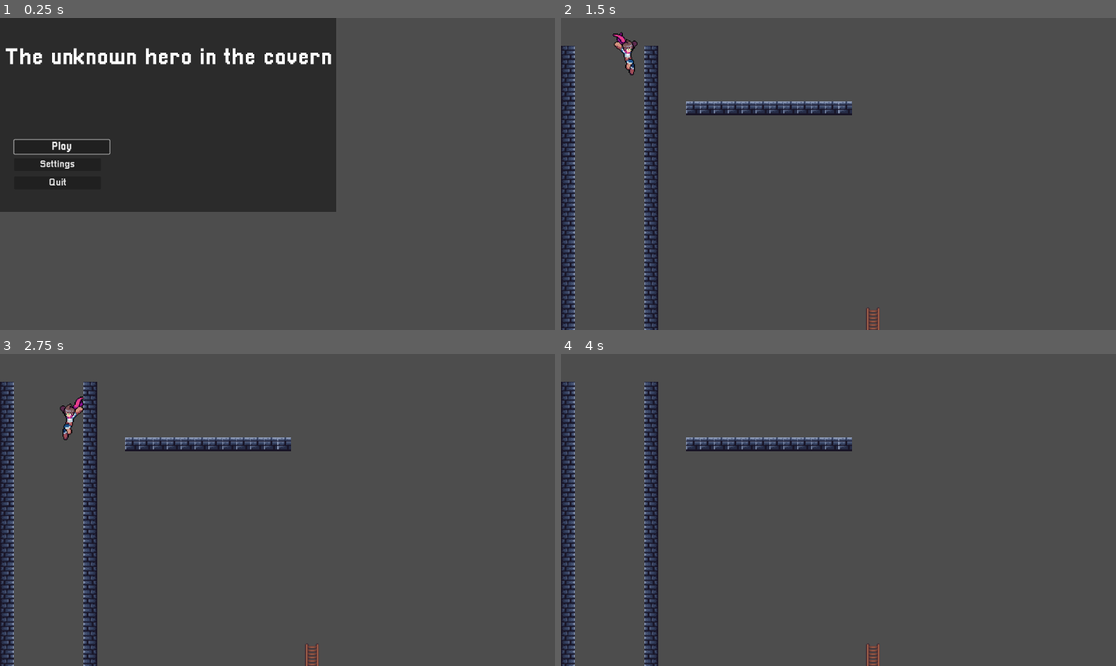
Above: before the commit, frames 1-4 (two rows, left to right).
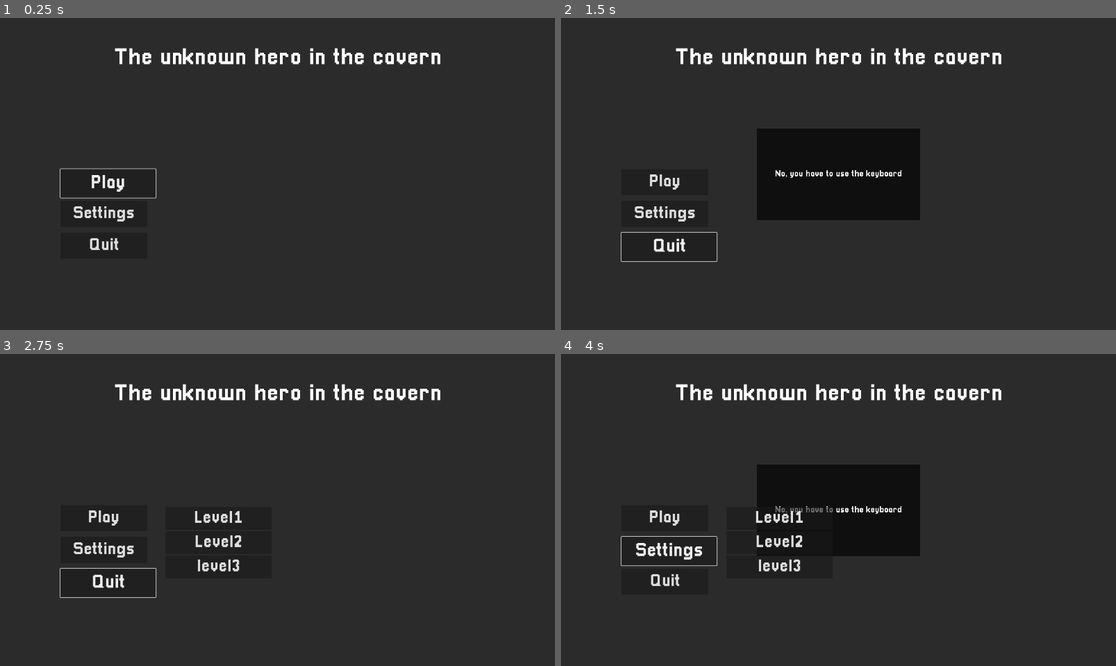
Above: after the commit, the same moments.

Repository: Yassin-Said/HorsesJam
Game: Godot game, scene res://assets/scenes/MainMenu.tscn
Two runs of this game, one before a commit and one after it. Both use one fixed random seed, a clock stepped at 60 frames per second and the inputs below. This scene is started directly instead of the project's main scene.
Inputs (mouse positions are in pixels of both pictures, inside the frame that each line leads up to):
- Up to frame 1 (0.25 s): no input
- Up to frame 2 (1.5 s): tap Enter at 0.5 s; move the mouse to (810, 236) at 0.52 s; hold D (move_right) from 0.53 s (still down); tap F (attack) at 0.6 s; click (810, 236) at 0.67 s; tap W (jump) at 0.77, 0.8, 1.07, 1.35 s; move the mouse to (1005, 220) at 1.27 s; click (1005, 220) at 1.42 s
- Up to frame 3 (2.75 s): tap W (jump) at 1.52, 1.82, 2.3 s; tap F (attack) at 1.55, 2.1 s; move the mouse to (111, 463) at 2.02 s; release D (move_right) at 2.03 s; hold A (move_left) from 2.03 s (still down); click (111, 463) at 2.17 s
- Up to frame 4 (4 s): keep holding A (move_left); move the mouse to (866, 510) at 2.77 s; tap Shift (slide) at 2.85 s; click (866, 510) at 2.92 s; tap W (jump) at 3.02, 3.32, 3.77, 3.8 s; tap F (attack) at 3.05 s; move the mouse to (755, 432) at 3.52 s; hold Ctrl from 3.53 s (still down); click (755, 432) at 3.67 s

The runs differ from the first frame. In frame 1, 65% of the frame differs, in the area x 0-100%, y 0-100%; in frame 2, 97%; in frame 3, 97%; in frame 4, 97%.

Commit message:
[ADD] - Level vbox

Diff:
--- a/assets/scenes/Level1.tscn
+++ b/assets/scenes/Level1.tscn
@@ -338,6 +338,7 @@
 
 [node name="Level1" type="Node2D" unique_id=48876454]
 texture_filter = 1
+scale = Vector2(3, 3)
 script = ExtResource("1_o4lud")
 
 [node name="background" type="TileMapLayer" parent="." unique_id=63121850]
--- a/assets/scenes/MainMenu.tscn
+++ b/assets/scenes/MainMenu.tscn
@@ -8,7 +8,7 @@
 tracks/0/type = "value"
 tracks/0/imported = false
 tracks/0/enabled = true
-tracks/0/path = NodePath("ColorRect/VBoxContainer/Play:modulate")
+tracks/0/path = NodePath("CanvasLayer/ColorRect/VBoxContainer/Play:modulate")
 tracks/0/interp = 1
 tracks/0/loop_wrap = true
 tracks/0/keys = {
@@ -23,7 +23,7 @@
 tracks/0/type = "value"
 tracks/0/imported = false
 tracks/0/enabled = true
-tracks/0/path = NodePath("ColorRect/VBoxContainer/Play:modulate")
+tracks/0/path = NodePath("CanvasLayer/ColorRect/VBoxContainer/Play:modulate")
 tracks/0/interp = 1
 tracks/0/loop_wrap = true
 tracks/0/keys = {
@@ -42,12 +42,17 @@
 [node name="MainMenu" type="Node2D" unique_id=809176291]
 script = ExtResource("1_t6dbj")
 
-[node name="ColorRect" type="ColorRect" parent="." unique_id=312630778]
-offset_right = 1164.0
-offset_bottom = 672.0
+[node name="CanvasLayer" type="CanvasLayer" parent="." unique_id=1942504608]
+
+[node name="ColorRect" type="ColorRect" parent="CanvasLayer" unique_id=312630778]
+anchors_preset = 15
+anchor_right = 1.0
+anchor_bottom = 1.0
+grow_horizontal = 2
+grow_vertical = 2
 color = Color(0.16924527, 0.1692453, 0.16924527, 1)
 
-[node name="Title" type="Label" parent="ColorRect" unique_id=205640786]
+[node name="Title" type="Label" parent="CanvasLayer/ColorRect" unique_id=205640786]
 layout_mode = 1
 anchors_preset = 5
 anchor_left = 0.5
@@ -61,45 +66,48 @@
 theme_override_font_sizes/font_size = 80
 text = "The unknown hero in the cavern"
 
-[node name="VBoxContainer" type="VBoxContainer" parent="ColorRect" unique_id=1256963495]
+[node name="VBoxContainer" type="VBoxContainer" parent="CanvasLayer/ColorRect" unique_id=1256963495]
 custom_minimum_size = Vector2(300, 0)
 layout_mode = 1
 anchors_preset = 2
 anchor_top = 1.0
 anchor_bottom = 1.0
-offset_left = 49.0
-offset_top = -250.0
-offset_right = 349.0
-offset_bottom = -79.0
+offset_left = 209.0
+offset_top = -491.0
+offset_right = 509.0
+offset_bottom = -247.0
 grow_vertical = 0
 theme_override_constants/separation = 20
 
-[node name="Play" type="Button" parent="ColorRect/VBoxContainer" unique_id=1154131124]
+[node name="Play" type="Button" parent="CanvasLayer/ColorRect/VBoxContainer" unique_id=1154131124]
+custom_minimum_size = Vector2(0, 90)
 layout_mode = 2
 focus_neighbor_top = NodePath("../Quit")
 mouse_filter = 2
 theme_override_fonts/font = ExtResource("2_u804d")
-theme_override_font_sizes/font_size = 35
+theme_override_font_sizes/font_size = 60
 text = "Play"
 
-[node name="Settings" type="Button" parent="ColorRect/VBoxContainer" unique_id=1593058471]
+[node name="Settings" type="Button" parent="CanvasLayer/ColorRect/VBoxContainer" unique_id=1593058471]
+custom_minimum_size = Vector2(0, 90)
 layout_mode = 2
 focus_neighbor_top = NodePath("../Play")
 focus_neighbor_bottom = NodePath("../Quit")
 mouse_filter = 2
 theme_override_fonts/font = ExtResource("2_u804d")
-theme_override_font_sizes/font_size = 34
+theme_override_font_sizes/font_size = 60
 text = "Settings"
 
-[node name="Quit" type="Button" parent="ColorRect/VBoxContainer" unique_id=104969647]
+[node name="Quit" type="Button" parent="CanvasLayer/ColorRect/VBoxContainer" unique_id=104969647]
+custom_minimum_size = Vector2(0, 90)
 layout_mode = 2
 focus_neighbor_bottom = NodePath("../Play")
 mouse_filter = 2
 theme_override_fonts/font = ExtResource("2_u804d")
-theme_override_font_sizes/font_size = 35
+theme_override_font_sizes/font_size = 60
 text = "Quit"
 
-[node name="Warning" type="Control" parent="ColorRect" unique_id=179727075]
+[node name="Warning" type="Control" parent="CanvasLayer/ColorRect" unique_id=179727075]
 visible = false
 layout_mode = 1
 anchors_preset = 8
@@ -114,7 +122,7 @@
 grow_horizontal = 2
 grow_vertical = 2
 
-[node name="ColorRect" type="ColorRect" parent="ColorRect/Warning" unique_id=2022420640]
+[node name="ColorRect" type="ColorRect" parent="CanvasLayer/ColorRect/Warning" unique_id=2022420640]
 layout_mode = 1
 anchors_preset = 8
 anchor_left = 0.5
@@ -129,7 +137,7 @@
 grow_vertical = 2
 color = Color(0, 0, 0, 0.6431373)
 
-[node name="Label" type="Label" parent="ColorRect/Warning" unique_id=987007948]
+[node name="Label" type="Label" parent="CanvasLayer/ColorRect/Warning" unique_id=987007948]
 layout_mode = 1
 anchors_preset = 8
 anchor_left = 0.5
@@ -146,15 +154,54 @@
 theme_override_font_sizes/font_size = 30
 text = "No, you have to use the keyboard"
 
+[node name="VBoxContainer2" type="VBoxContainer" parent="CanvasLayer/ColorRect" unique_id=697336158]
+visible = false
+layout_mode = 0
+offset_left = 573.0
+offset_top = 529.0
+offset_right = 939.0
+offset_bottom = 777.0
+
+[node name="Level1" type="Button" parent="CanvasLayer/ColorRect/VBoxContainer2" unique_id=1007455887]
+custom_minimum_size = Vector2(0, 80)
+layout_mode = 2
+focus_neighbor_top = NodePath("../Level3")
+mouse_filter = 2
+theme_override_fonts/font = ExtResource("2_u804d")
+theme_override_font_sizes/font_size = 60
+text = "Level1"
+
+[node name="Level2" type="Button" parent="CanvasLayer/ColorRect/VBoxContainer2" unique_id=1604487193]
+custom_minimum_size = Vector2(0, 80)
+layout_mode = 2
+focus_neighbor_top = NodePath("../Level1")
+focus_neighbor_bottom = NodePath("../Level3")
+mouse_filter = 2
+theme_override_fonts/font = ExtResource("2_u804d")
+theme_override_font_sizes/font_size = 60
+text = "Level2"
+
+[node name="Level3" type="Button" parent="CanvasLayer/ColorRect/VBoxContainer2" unique_id=365139516]
+custom_minimum_size = Vector2(0, 80)
+layout_mode = 2
+focus_neighbor_bottom = NodePath("../Level1")
+mouse_filter = 2
+theme_override_fonts/font = ExtResource("2_u804d")
+theme_override_font_sizes/font_size = 60
+text = "level3"
+
 [node name="AnimationPlayer" type="AnimationPlayer" parent="." unique_id=1520993781]
 libraries/ = SubResource("AnimationLibrary_c1eu8")
 
-[connection signal="focus_entered" from="ColorRect/VBoxContainer/Play" to="." method="_on_button_focus_entered"]
-[connection signal="focus_exited" from="ColorRect/VBoxContainer/Play" to="." method="_on_button_focus_exited"]
-[connection signal="pressed" from="ColorRect/VBoxContainer/Play" to="." method="_on_play_pressed"]
-[connection signal="focus_entered" from="ColorRect/VBoxContainer/Settings" to="." method="_on_button_focus_entered"]
-[connection signal="focus_exited" from="ColorRect/VBoxContainer/Settings" to="." method="_on_button_focus_exited"]
-[connection signal="pressed" from="ColorRect/VBoxContainer/Settings" to="." method="_on_settings_pressed"]
-[connection signal="focus_entered" from="ColorRect/VBoxContainer/Quit" to="." method="_on_button_focus_entered"]
-[connection signal="focus_exited" from="ColorRect/VBoxContainer/Quit" to="." method="_on_button_focus_exited"]
-[connection signal="pressed" from="ColorRect/VBoxContainer/Quit" to="." method="_on_quit_pressed"]
+[connection signal="focus_entered" from="CanvasLayer/ColorRect/VBoxContainer/Play" to="." method="_on_button_focus_entered"]
+[connection signal="focus_exited" from="CanvasLayer/ColorRect/VBoxContainer/Play" to="." method="_on_button_focus_exited"]
+[connection signal="pressed" from="CanvasLayer/ColorRect/VBoxContainer/Play" to="." method="_on_play_pressed"]
+[connection signal="focus_entered" from="CanvasLayer/ColorRect/VBoxContainer/Settings" to="." method="_on_button_focus_entered"]
+[connection signal="focus_exited" from="CanvasLayer/ColorRect/VBoxContainer/Settings" to="." method="_on_button_focus_exited"]
+[connection signal="pressed" from="CanvasLayer/ColorRect/VBoxContainer/Settings" to="." method="_on_settings_pressed"]
+[connection signal="focus_entered" from="CanvasLayer/ColorRect/VBoxContainer/Quit" to="." method="_on_button_focus_entered"]
+[connection signal="focus_exited" from="CanvasLayer/ColorRect/VBoxContainer/Quit" to="." method="_on_button_focus_exited"]
+[connection signal="pressed" from="CanvasLayer/ColorRect/VBoxContainer/Quit" to="." method="_on_quit_pressed"]
+[connection signal="pressed" from="CanvasLayer/ColorRect/VBoxContainer2/Level1" to="." method="_on_level_1_pressed"]
+[connection signal="pressed" from="CanvasLayer/ColorRect/VBoxContainer2/Level2" to="." method="_on_level_2_pressed"]
+[connection signal="pressed" from="CanvasLayer/ColorRect/VBoxContainer2/Level3" to="." method="_on_level_3_pressed"]
--- a/assets/scripts/MainMenu.gd
+++ b/assets/scripts/MainMenu.gd
@@ -2,11 +2,12 @@
 var lastButton
 var buttons
 var warning_active
+@onready var v_box_container_2: VBoxContainer = $CanvasLayer/ColorRect/VBoxContainer2
 
 # Called when the node enters the scene tree for the first time.
 func _ready() -> void:
-	$ColorRect/VBoxContainer/Play.grab_focus()
-	buttons = $ColorRect/VBoxContainer.get_children()
+	$CanvasLayer/ColorRect/VBoxContainer/Play.grab_focus()
+	buttons = $CanvasLayer/ColorRect/VBoxContainer.get_children()
 	warning_active = false
 
 # Called every frame. 'delta' is the elapsed time since the previous frame.
@@ -18,8 +19,10 @@
 	var tween = create_tween()
 	tween.tween_property(self, "modulate:a", 0.0, 0.4)
 	await tween.finished
-	get_tree().change_scene_to_file("res://assets/scenes/world.tscn")
-
+	if v_box_container_2.visible == false:
+		v_box_container_2.visible = true
+	else:
+		v_box_container_2.visible = false
 
 func _on_settings_pressed() -> void:
 	pass # Replace with function body.
@@ -43,13 +46,22 @@
 		if warning_active:
 			return
 		warning_active = true
-		$ColorRect/Warning.visible = true
-		$ColorRect/Warning.modulate.a = 0
+		$CanvasLayer/ColorRect/Warning.visible = true
+		$CanvasLayer/ColorRect/Warning.modulate.a = 0
 		var tween = create_tween()
-		tween.tween_property($ColorRect/Warning, "modulate:a", 1.0, 0.2)
+		tween.tween_property($CanvasLayer/ColorRect/Warning, "modulate:a", 1.0, 0.2)
 		await get_tree().create_timer(1.5).timeout
 		var tween_out = create_tween()
-		tween_out.tween_property($ColorRect/Warning, "modulate:a", 0.0, 0.2)
+		tween_out.tween_property($CanvasLayer/ColorRect/Warning, "modulate:a", 0.0, 0.2)
 		await tween_out.finished
-		$ColorRect/Warning.visible = false
+		$CanvasLayer/ColorRect/Warning.visible = false
 		warning_active = false
+
+func _on_level_1_pressed() -> void:
+	get_tree().change_scene_to_file("res://assets/scenes/Level1.tscn")
+
+func _on_level_2_pressed() -> void:
+	pass # Replace with function body.
+
+func _on_level_3_pressed() -> void:
+	pass # Replace with function body.
--- a/assets/scripts/player.gd
+++ b/assets/scripts/player.gd
@@ -1,10 +1,8 @@
 extends CharacterBody2D
-#@onready var animated_sprite_2d: AnimatedSprite2D = $AnimatedSprite2D
 @onready var collision_shape_2d: CollisionShape2D = $AttackArea/CollisionShape2D
 @onready var attack_area: CollisionShape2D = $AttackArea/CollisionShape2D
 @onready var animation_player: AnimatedSprite2D = $AnimatedSprite2D
 @onready var player_sprite: Sprite2D = $Sprite2D
-@onready var ray_cast_2d: RayCast2D = $RayCast2D
 
 const SPEED = 100.0
 const SPEED_IN_JUMP = 10.0
@@ -36,6 +34,8 @@
 	if holding:
 		cooldown_wall = 0.5
 		velocity = Vector2(100 * get_wall_normal().x, -300)
+		if holding == true:
+			reset_player_pos()
 		holding = false
 		jumped_from_wall = true
 		animation_player.play("wall_jump")
@@ -43,19 +43,28 @@
 func flip_collision(direction):
 	if direction > 0:
 		if fliped == true:
-			ray_cast_2d.rotate(deg_to_rad(180))
 			collision_shape_2d.apply_scale(Vector2(1,1))
 			fliped = false
 	elif direction < 0:
 		if fliped == false:
-			ray_cast_2d.rotate(deg_to_rad(180))
 			collision_shape_2d.apply_scale(Vector2(-1,1))
 			fliped = true
+
+func reset_player_pos():
+	if get_wall_normal().x < 0:
+		animation_player.position.x -= 3
+	else:
+		animation_player.position.x += 5
 
 func check_wall_collision(delta: float, direction: float):
 	if direction:
 		if is_on_wall() and not is_on_floor() and cooldown_wall <= 0:
 			if (is_on_wall() and get_wall_normal().x > 0 and direction < 0) or (is_on_wall() and get_wall_normal().x < 0 and direction > 0):
+				if not holding:
+					if get_wall_normal().x < 0:
+						animation_player.position.x += 3
+					else:
+						animation_player.position.x -= 5
 				holding = true
 				jumping = false
 			else:
@@ -68,8 +77,10 @@
 			animation_player.play("wall_slide")
 			flip_collision(get_wall_normal().x)
 			if get_wall_normal().x < 0:
+				#animation_player.position.x = ray_point.x
 				animation_player.flip_h = true
 			else:
+				#animation_player.position.x = ray_point.x
 				animation_player.flip_h = false
 		else:
 			land_on_wall = false
@@ -99,6 +110,8 @@
 		#else:
 			#velocity.x = direction * SPEED_IN_JUMP
 	else:
+		if holding == true:
+			reset_player_pos()
 		holding = false
 		if not is_on_wall() and not jumped_from_wall:
 			velocity.x = move_toward(velocity.x, 0, SPEED)
@@ -126,6 +139,8 @@
 		key_history[key] = 0
 
 func start_dash(dir: Vector2):
+	if holding == true:
+		reset_player_pos()
 	holding = false
 	jumped_from_wall = false
 	dash_direction = dir.normalized()
@@ -175,6 +190,8 @@
 			velocity += get_gravity() * delta * 0.6
 	else:
 		jumping= false
+		if holding == true:
+			reset_player_pos()
 		holding = false
 		jumped_from_wall = false
 	if Input.is_action_just_pressed("jump") and not is_attacking:
--- a/project.godot
+++ b/project.godot
@@ -11,7 +11,7 @@
 [application]
 
 config/name="HorsesJam"
-run/main_scene="res://assets/scenes/world.tscn"
+run/main_scene="uid://d3hjkmfxlrfay"
 config/features=PackedStringArray("4.6", "Forward Plus")
 config/icon="res://icon.svg"
 
@@ -19,6 +19,7 @@
 
 window/size/viewport_width=1920
 window/size/viewport_height=1080
+window/size/mode=3
 
 [editor_plugins]
 
